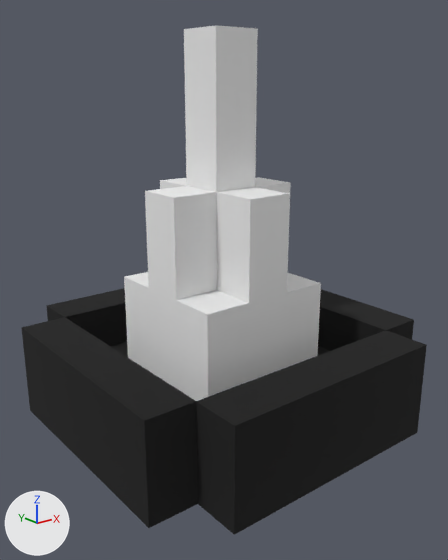
The OBJ model assets/models/ingredients/UnicornHorn.obj as it was, and as the next commit left it.
Before and after are seen from a camera (50 mm lens) standing at (-0.789, -0.997, 0.697) and looking at (-0.013, -0.026, 0.309). Every picture has the same lights, and +X, +Y and +Z are marked at lower left. Where no turn or scale is listed for an object, it has been applied to the vertices.

The scene before the commit, as lines of its bpy script (objects in view):
```python
me_untitled = bpy.data.meshes.new('Untitled')
me_untitled.from_pydata(...)  # 64 vertices, 124 faces; spans x -0.35..0.35, y -0.35..0.35, z 0.0..0.8
me_untitled.materials.append(mat_palette_002)  # picture img_unicornhorn_png
ob_untitled = bpy.data.objects.new('Untitled', me_untitled)
ob_untitled.location = (0.0, 0.0, 0.0)
```
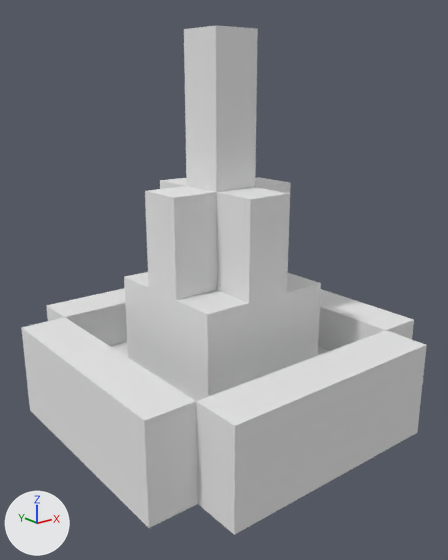
The newer file is also turned or shifted as a whole; pictures and numbers use the older file's frame.

What the commit changed:
Material 'palette' (mat_palette) is new.
Its base color is (0.8, 0.8, 0.8) (white #e7e7e7).
Its roughness is 1.0.
me_untitled has 64 vertices, 124 faces and spans x -0.35..0.35, y -0.35..0.35, z 0.0..0.8.
me_untitled no longer uses material mat_palette_002 (picture img_unicornhorn_png).
me_untitled now uses material mat_palette (white #e7e7e7).

What differs and where, as boxes (x1, y1, x2, y2) in the pictures (448 x 560 px):
'Untitled', recoloured (black to grey)
    both: (21, 273, 427, 535)
